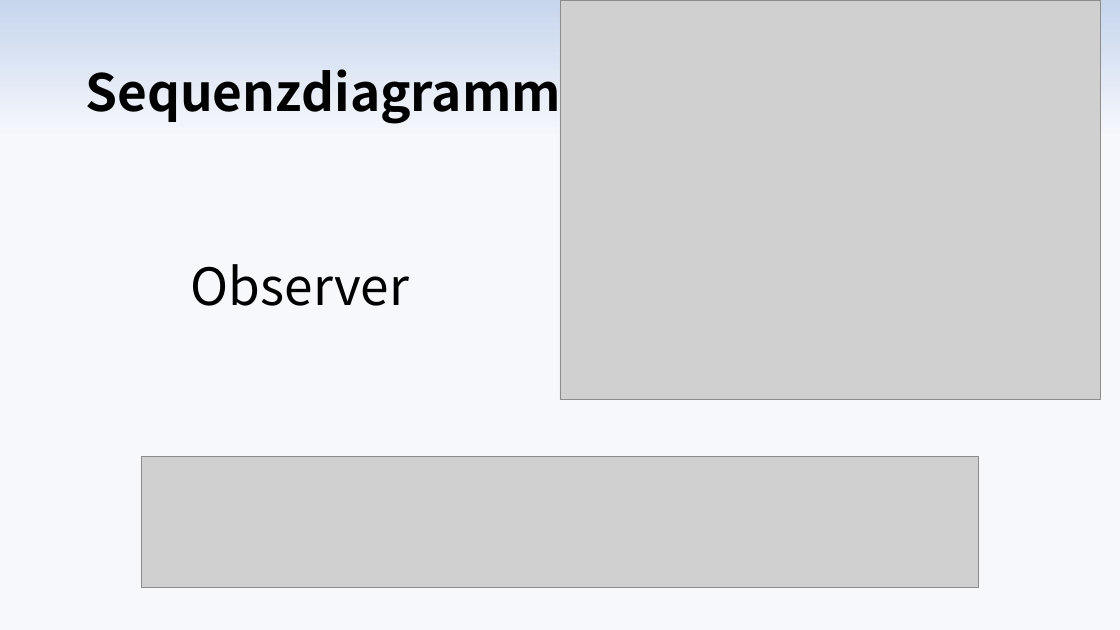
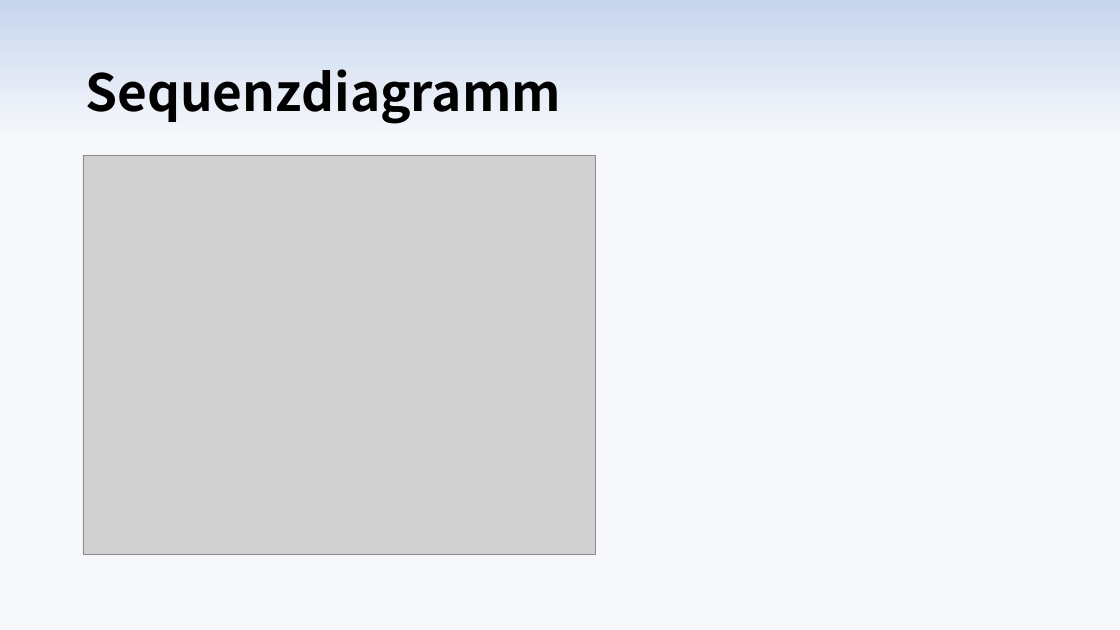
Before and after one commit to max-97/pse, a slide deck: slide 15 of Entwurf/Diagramme/Präsentation/Entwurfspraesentation.pptx (slide 9 before the commit). Drawn at 1120x630 pixels with LibreOffice and Linux fonts; fonts in the diff are those of the drawing; grey boxes stand for pictures. Boxes give left, top, right and bottom in pixels: in the first picture for what was removed or moved away, otherwise in the second. Text is boxed around its words. In the diff, an @@ line names an element or a change of style, - is before the commit and + after.

```diff
--- a/Entwurf/Diagramme/Präsentation/Entwurfspraesentation.pptx
+++ b/Entwurf/Diagramme/Präsentation/Entwurfspraesentation.pptx
@@ picture removed at (560, 0, 1101, 400) @@
@@ picture added at (83, 155, 597, 555) @@
@@ text removed at (191, 264, 409, 306) @@
-Observer
@@ picture removed at (142, 456, 979, 587) @@
```
Also in this commit, not shown: 7 other slides changed, 5 slides added, 3 slides removed, 6 other files.
